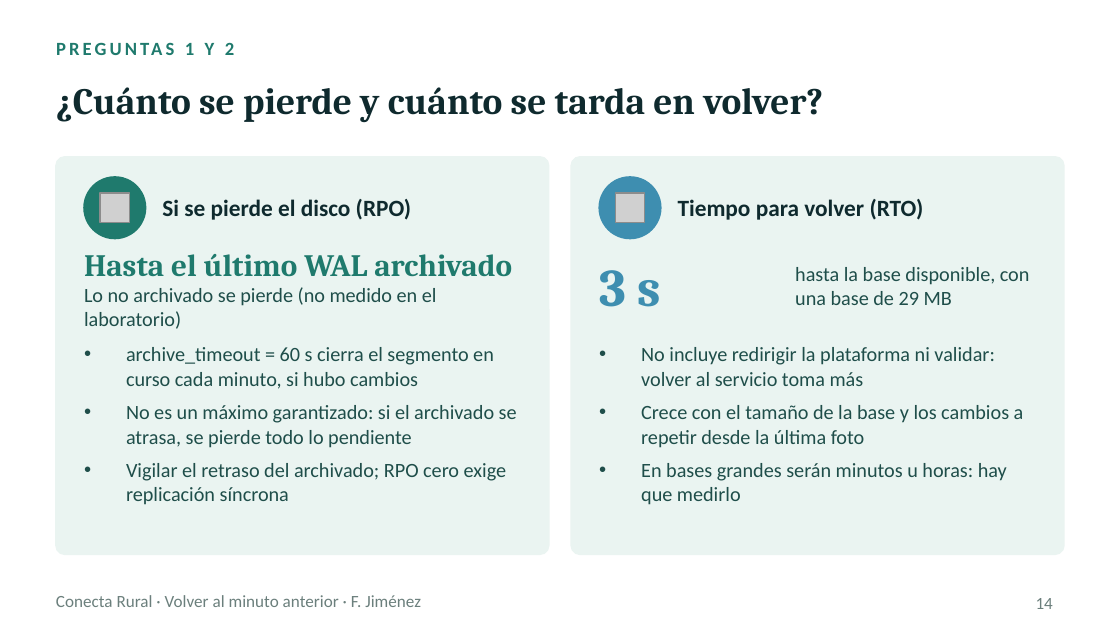
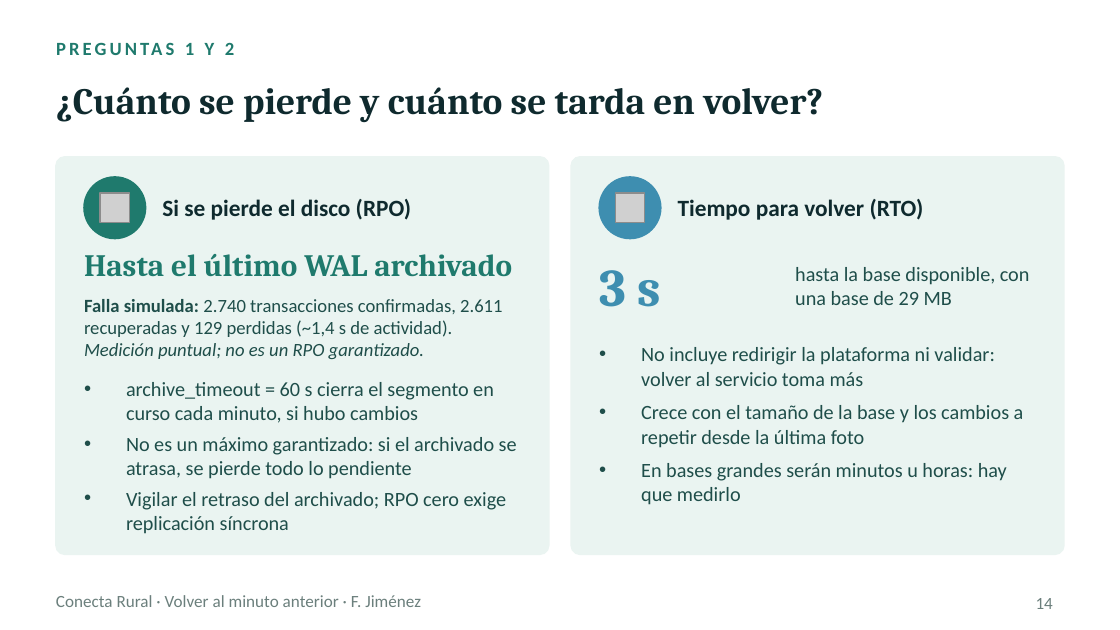
Before and after one commit to fjimenezbravo/dba-sgd-pitr, a slide deck: slide 14 of presentation/Volver_al_minuto_anterior_v5.pptx. Drawn at 1120x630 pixels with LibreOffice and Linux fonts; fonts in the diff are those of the drawing; grey boxes stand for pictures. Boxes give left, top, right and bottom in pixels: in the first picture for what was removed or moved away, otherwise in the second. Text is boxed around its words. In the diff, an @@ line names an element or a change of style, - is before the commit and + after.

```diff
--- a/presentation/Volver_al_minuto_anterior_v5.pptx
+++ b/presentation/Volver_al_minuto_anterior_v5.pptx
@@ text at <box>84,299,502,359</box>: text changed; size 13 to 12 pt @@
-Lo no archivado se pierde (no medido en el laboratorio)
+Falla simulada: 2.740 transacciones confirmadas, 2.611 recuperadas y 129 perdidas (~1,4 s de actividad). Medición puntual; no es un RPO garantizado.
@@ text "Falla simulada: 2.740 transacciones confirmadas, ..." at <box>84,299,502,359</box>: vertical alignment middle to top @@
@@ text "archive_timeout = 60 s cierra ...": place and size @@
-text "archive_timeout = 60 s cierra ..." at <box>126,347,517,505</box>
+text "archive_timeout = 60 s cierra ..." at <box>126,382,517,534</box>
@@ text at <box>126,382,517,479</box>: less space between paragraphs @@
```
Also in this commit, not shown: 1 slide added, 1 slide removed, 21 other files.
